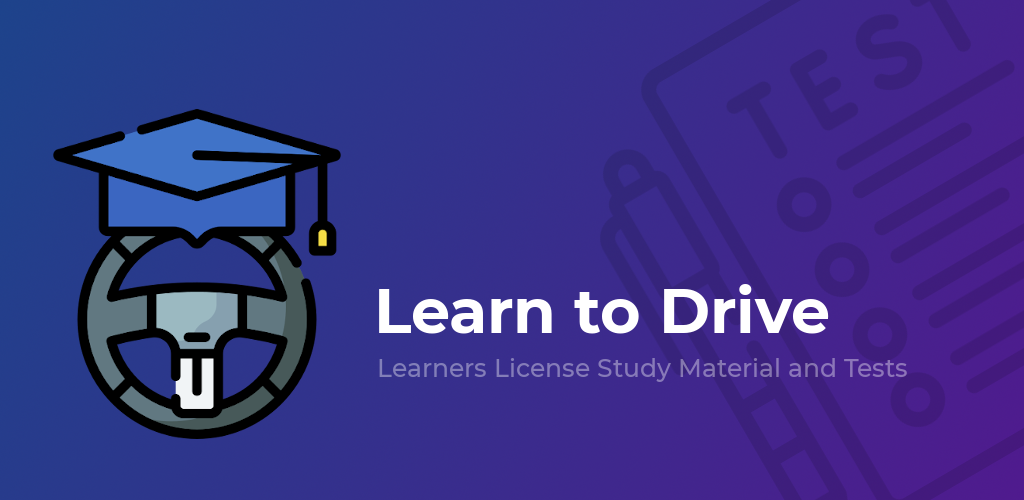
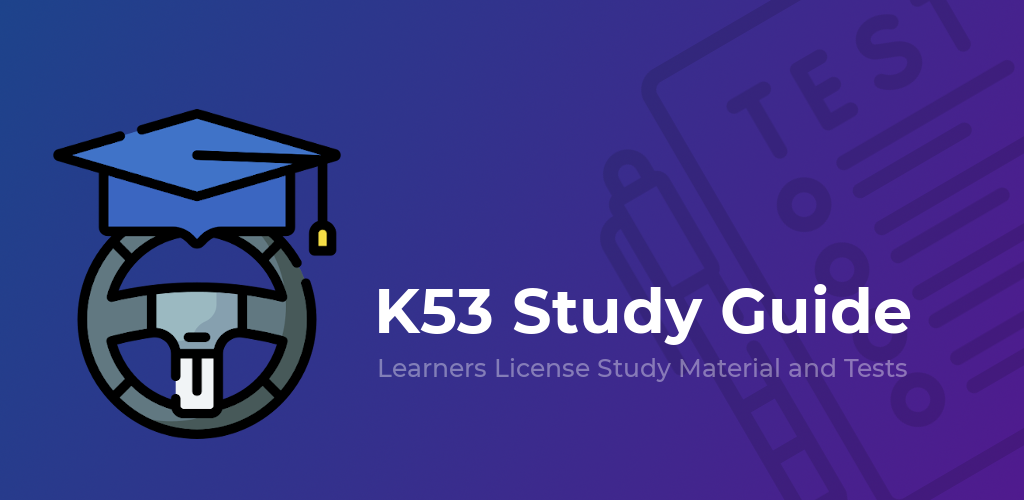
Layers edited between the first and the second 1024px x 500px image:
renamed "Learn to Drive" to "K53 Study Guide", painted on it over [left=389, top=284, right=911, bottom=345]